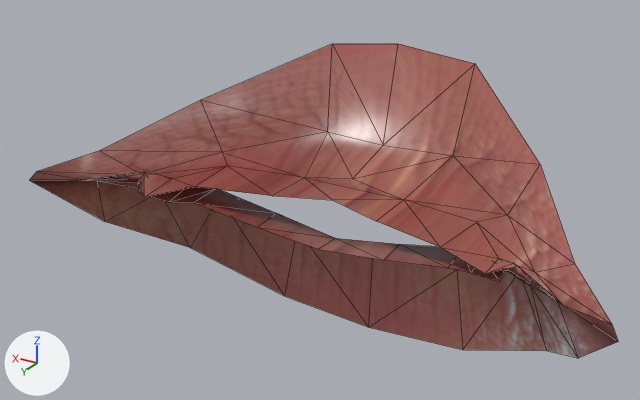
The glTF model assets/lips.gltf, before and after one commit.
Camera for both pictures: a camera (50 mm lens) standing at (-1.229, 2.121, 1.039) and looking at (0.068, -0.039, -0.041). The axes (+X, +Y, +Z) are drawn at lower left. The lights are the same throughout. Mesh edges are drawn as thin lines. Vertices at the same position are counted once.

Before the edit, the objects in view are built like this:
```python
me_cylinder_001 = bpy.data.meshes.new('Cylinder.001')
me_cylinder_001.from_pydata(...)  # 72 vertices, 106 faces; spans x -0.93..0.93, y -0.59..0.38, z -0.34..0.43
me_cylinder_001.materials.append(mat_texture)  # picture img_lips
ob_mouth = bpy.data.objects.new('mouth', me_cylinder_001)
ob_mouth.location = (0.0, 0.0, 0.0)
ob_mouth.rotation_euler = (1.571, 0.0, 0.0)  # degrees (90, 0, 0)
```
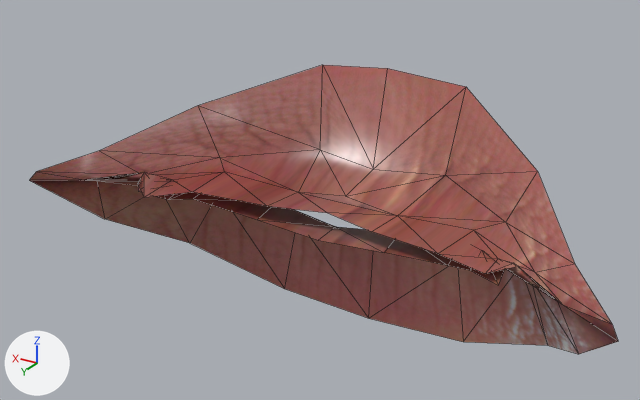
Boxes (x1, y1, x2, y2) around the edits, measured in the pictures (640 x 400 px):
'mouth', reshaped, rescaled, turned
    before: (29, 44, 618, 358)
    after: (29, 65, 618, 354)

What changed in the scene script:
```text
Change me_cylinder_001:
    used by ob_mouth; location = (0.0, 0.0, 0.0); rotation_euler = (1.571, 0.0, 0.0), in degrees (90, 0, 0)
    remove me_cylinder_001.from_pydata(...)  # 72 vertices, 106 faces; spans x -0.93..0.93, y -0.59..0.38, z -0.34..0.43
    add me_cylinder_001.from_pydata(...)  # 72 vertices, 106 faces; spans x -4.23..4.23, y -1.69..1.53, z -2.52..1.43
    me_cylinder_001 part 1: 72 of 72 vertices moved; they spanned x -0.93..0.93, y -0.59..0.38, z -0.34..0.43 and now span x -4.23..4.23, y -1.69..1.53, z -2.52..1.43; mean shift (0.0, 0.16, -0.27); largest move (-0.93, -0.02, -0.34) -> (-4.23, 1.53, -0.11)
Change ob_mouth:
    ob_mouth.rotation_euler: (1.571, 0.0, 0.0) -> (0.0, 0.0, 0.0)  # degrees (90, 0, 0) -> degrees (0, 0, 0)
    ob_mouth.scale: (1.0, 1.0, 1.0) -> (0.219, 0.219, 0.219)
```
